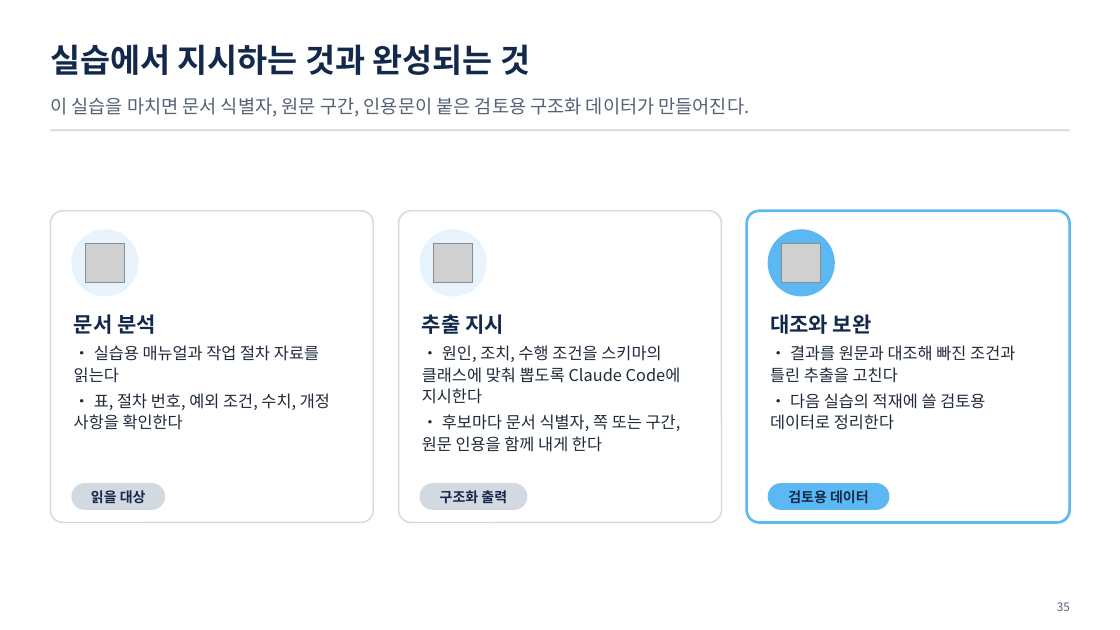
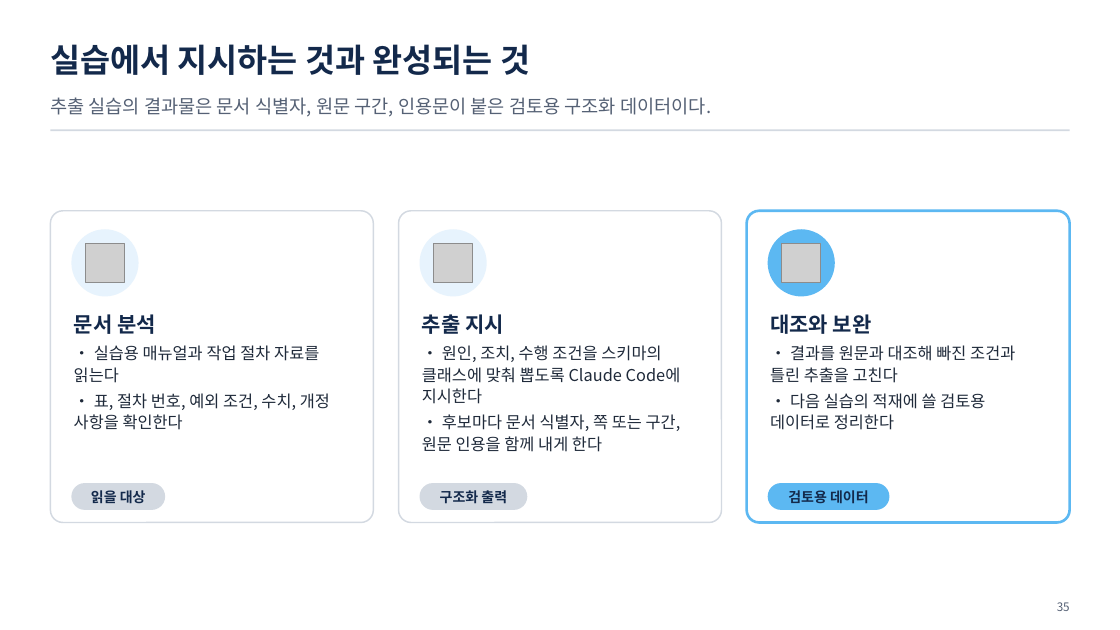
Before and after one commit to uengine-oss/hyd-iot-edu, a slide deck: slide 35 of docs/교재/통합반/04일차/통합반_04일차.pptx. Drawn at 1120x630 pixels with LibreOffice and Linux fonts; fonts in the diff are those of the drawing; grey boxes stand for pictures. Boxes give left, top, right and bottom in pixels: in the first picture for what was removed or moved away, otherwise in the second. Text is boxed around its words. In the diff, an @@ line names an element or a change of style, - is before the commit and + after.

```diff
--- a/docs/교재/통합반/04일차/통합반_04일차.pptx
+++ b/docs/교재/통합반/04일차/통합반_04일차.pptx
@@ text at (50,97,711,117): text changed @@
-이 실습을 마치면 문서 식별자, 원문 구간, 인용문이 붙은 검토용 구조화 데이터가 만들어진다.
+추출 실습의 결과물은 문서 식별자, 원문 구간, 인용문이 붙은 검토용 구조화 데이터이다.
```
Also in this commit, not shown: 10 other slides changed, 23 other files.
